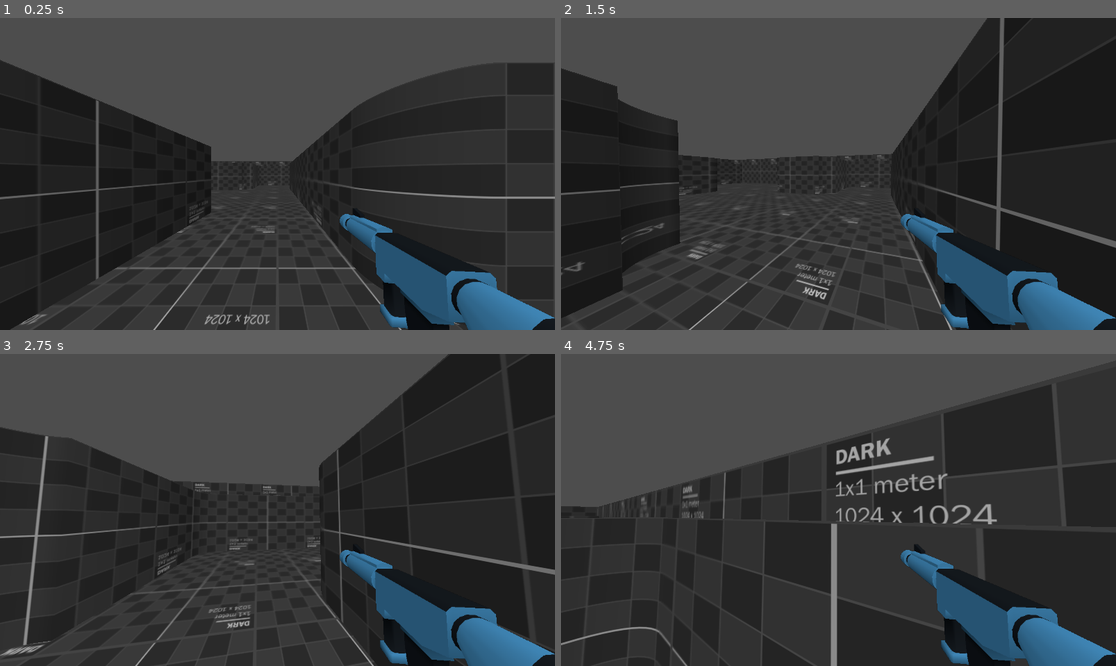
Above: before the commit, frames 1-4 (two rows, left to right).
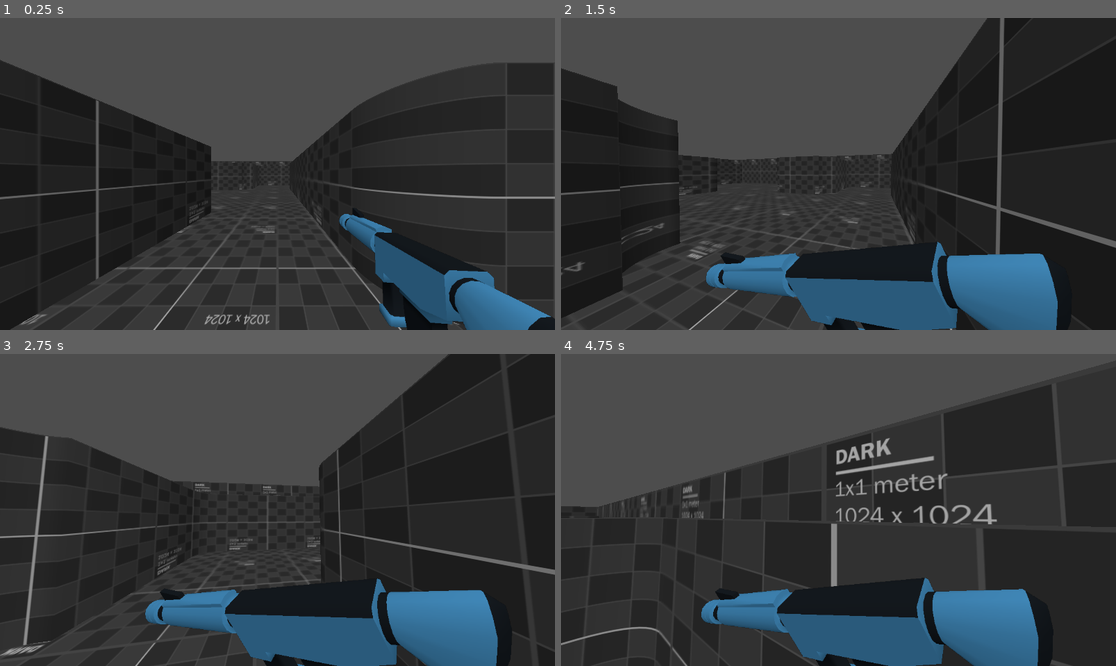
Above: after the commit, the same moments.

Repository: dairycultist/MyTinyGame
Game: Godot game, scene res://world.tscn
Same seed, same stepped clock (60 frames per second), same inputs: the game is played once before the commit and once after it.
Inputs (mouse positions are in pixels of both pictures, inside the frame that each line leads up to):
- Up to frame 1 (0.25 s): no input
- Up to frame 2 (1.5 s): tap Enter (ui_accept) at 0.5, 0.77 s; move the mouse to (866, 174) at 0.52 s; hold W (walk_up) from 0.53 s (still down); move the mouse to (810, 174) at 1.27 s
- Up to frame 3 (2.75 s): keep holding W (walk_up); tap Enter (ui_accept) at 1.52 s; move the mouse to (288, 503) at 2.02 s
- Up to frame 4 (4.75 s): keep holding W (walk_up); move the mouse to (832, 516) at 2.77 s; tap Enter (ui_accept) at 3.02, 3.77, 4.52 s; move the mouse to (877, 513) at 3.52 s; move the mouse to (794, 506) at 4.27 s

The runs differ from the first frame. In frame 1, 0.4% of the frame differs, in the area x 61-100%, y 62-100%; in frame 2, 12%; in frame 3, 12%; in frame 4, 14%, in the area x 25-100%, y 61-100%.

Commit message:
Gun run

Diff:
--- /dev/null
+++ b/rifle_animator.gd
@@ -0,0 +1,14 @@
+extends MeshInstance3D
+
+const SHOOT_POS = Vector3(0.65, -0.44, -1.74)
+const SHOOT_ROT = Vector3(deg_to_rad(5.0), deg_to_rad(173.8), 0.0)
+
+const RUN_POS = Vector3(-0.64, -0.63, -1.21)
+const RUN_ROT = Vector3(deg_to_rad(17.4), deg_to_rad(229.6), deg_to_rad(-23.0))
+
+func _process(delta: float) -> void:
+
+	var move := Input.get_vector("walk_left", "walk_right", "walk_up", "walk_down").normalized().length()
+
+	position = lerp(SHOOT_POS, RUN_POS + Vector3(cos(Time.get_ticks_msec() * 0.01) * 0.03, abs(sin(Time.get_ticks_msec() * 0.01) * 0.03), 0.0), move)
+	rotation = lerp(SHOOT_ROT, RUN_ROT, move)
--- a/world.tscn
+++ b/world.tscn
@@ -1,10 +1,11 @@
-[gd_scene load_steps=10 format=3 uid="uid://bv5mxjlkjka5v"]
+[gd_scene load_steps=11 format=3 uid="uid://bv5mxjlkjka5v"]
 
 [ext_resource type="Script" uid="uid://dviwqlr1dron" path="res://player_controller.gd" id="1_fj7yv"]
 [ext_resource type="ArrayMesh" uid="uid://ctcotpe6cih6u" path="res://rifle.obj" id="2_aqk2v"]
 [ext_resource type="ArrayMesh" uid="uid://ba6s25wymtm30" path="res://arena/arena.obj" id="2_fj7yv"]
 [ext_resource type="Material" uid="uid://cie6t88ijg23m" path="res://arena/debug.tres" id="3_aqk2v"]
 [ext_resource type="Shader" uid="uid://bu0cy2qpwrka2" path="res://shaders/material.gdshader" id="3_tlwt5"]
+[ext_resource type="Script" uid="uid://bdrdadre31akg" path="res://rifle_animator.gd" id="6_dwbse"]
 
 [sub_resource type="CapsuleShape3D" id="CapsuleShape3D_gv5m4"]
 
@@ -68,8 +69,9 @@
 transform = Transform3D(1, 0, 0, 0, 1, 0, 0, 0, 1, 0, 100, 0)
 
 [node name="Rifle" type="MeshInstance3D" parent="SubViewportContainer/SubViewport/Camera3D"]
-transform = Transform3D(-0.0994151, 0.000941277, 0.0107588, 0, 0.0996195, -0.00871557, -0.0107999, -0.0086646, -0.0990368, 0.652, -0.44, -1.736)
+transform = Transform3D(-0.0507616, -0.0462868, -0.0726691, -0.0372851, 0.0878383, -0.0299041, 0.0776729, 0.011915, -0.0618462, -0.638, -0.63, -1.206)
 mesh = ExtResource("2_aqk2v")
 skeleton = NodePath("../../../..")
 surface_material_override/0 = SubResource("ShaderMaterial_036b0")
 surface_material_override/1 = SubResource("ShaderMaterial_dwbse")
+script = ExtResource("6_dwbse")
Not shown, added: rifle_animator.gd.uid
